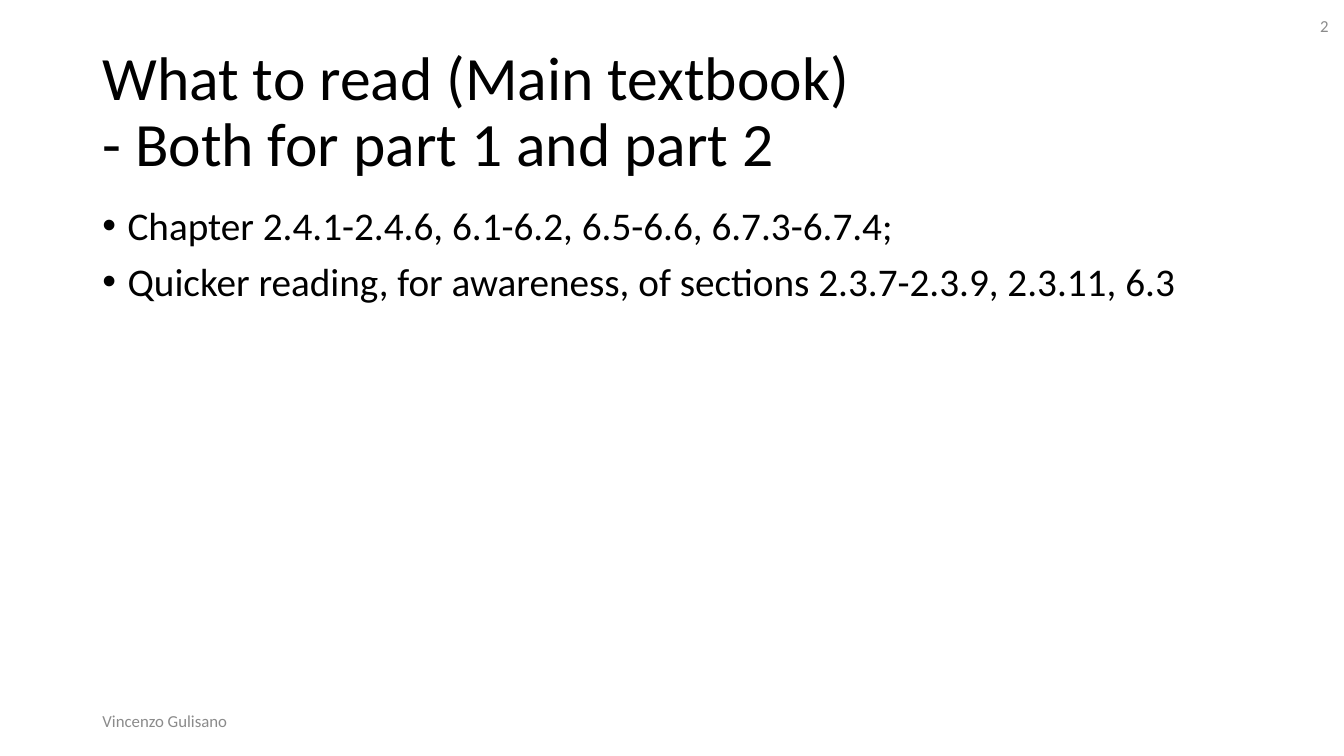
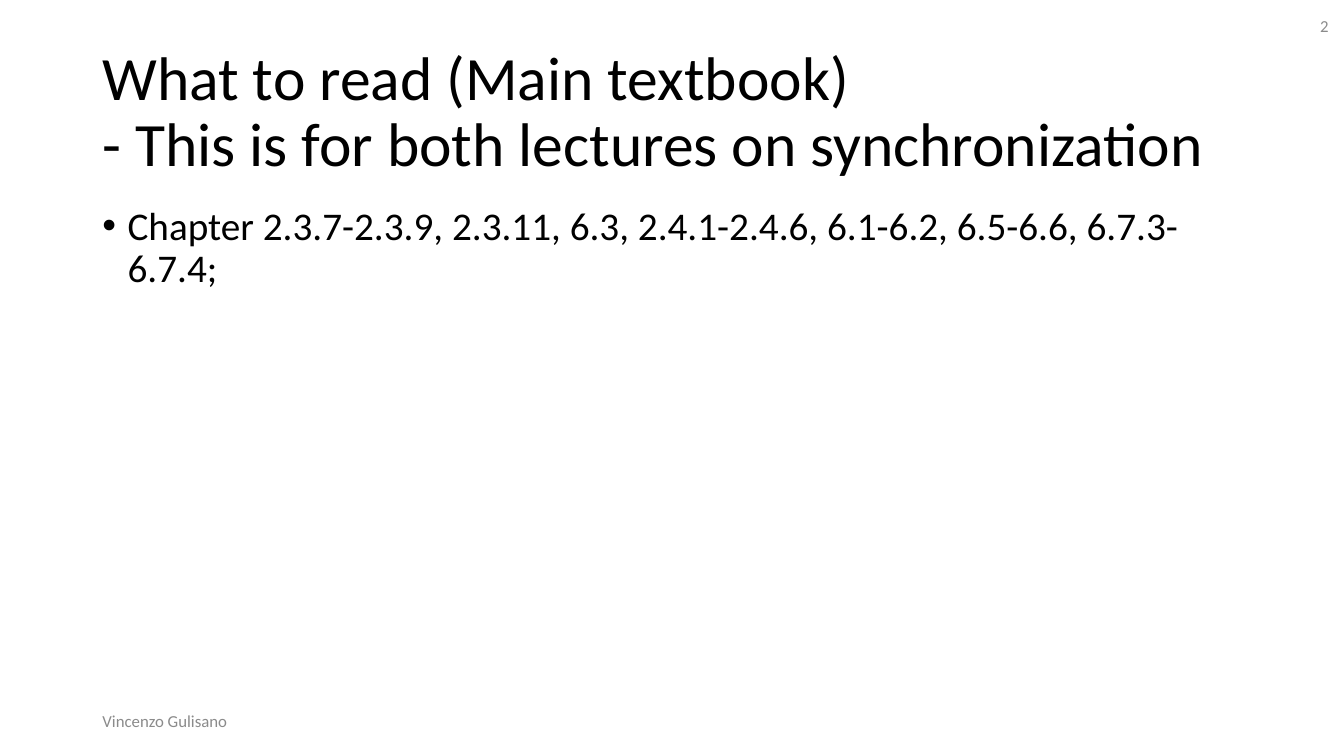
Before and after one commit to Josefgus/os_material, a slide deck: slide 2 of synchronization_part_1/synchronization_part_1.pptx. Drawn at 1344x756 pixels with LibreOffice and Linux fonts; fonts in the diff are those of the drawing. Boxes give left, top, right and bottom in pixels: in the first picture for what was removed or moved away, otherwise in the second. Text is boxed around its words. In the diff, an @@ line names an element or a change of style, - is before the commit and + after.

Commit message:
polishing synchronization part 1

```diff
--- a/synchronization_part_1/synchronization_part_1.pptx
+++ b/synchronization_part_1/synchronization_part_1.pptx
@@ title at [102,55,1202,176]: text changed @@
-What to read (Main textbook)
-- Both for part 1 and part 2
+What to read (Main textbook)
+- This is for both lectures on synchronization
@@ text at [128,212,1178,287]: text changed @@
-• Chapter 2.4.1-2.4.6, 6.1-6.2, 6.5-6.6, 6.7.3-6.7.4;
-• Quicker reading, for awareness, of sections 2.3.7-2.3.9, 2.3.11, 6.3
+• Chapter 2.3.7-2.3.9, 2.3.11, 6.3, 2.4.1-2.4.6, 6.1-6.2, 6.5-6.6, 6.7.3-6.7.4;
```
Also in this commit, not shown: 29 other slides changed, 2 slides removed, 3 other files.
